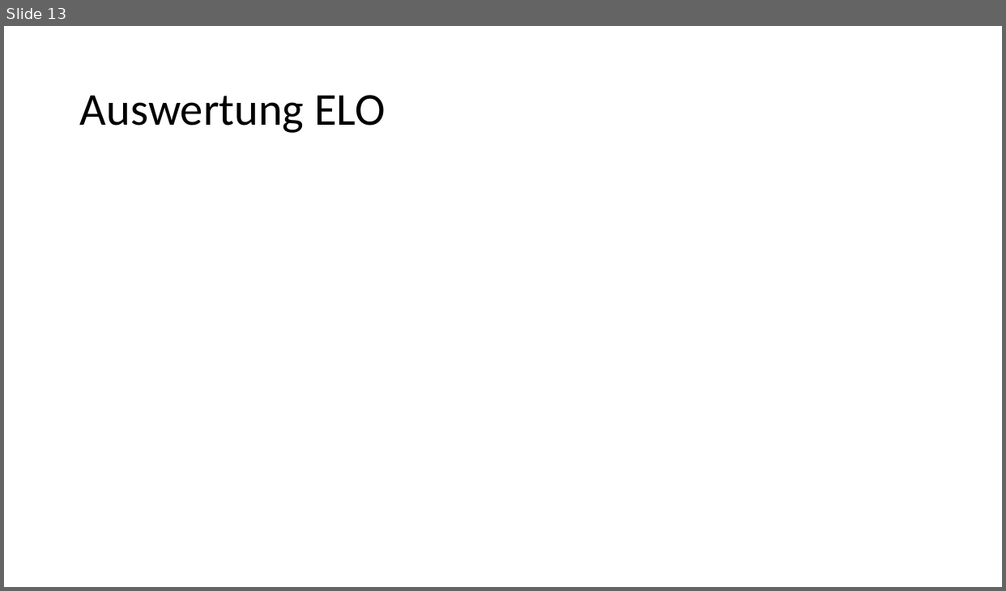
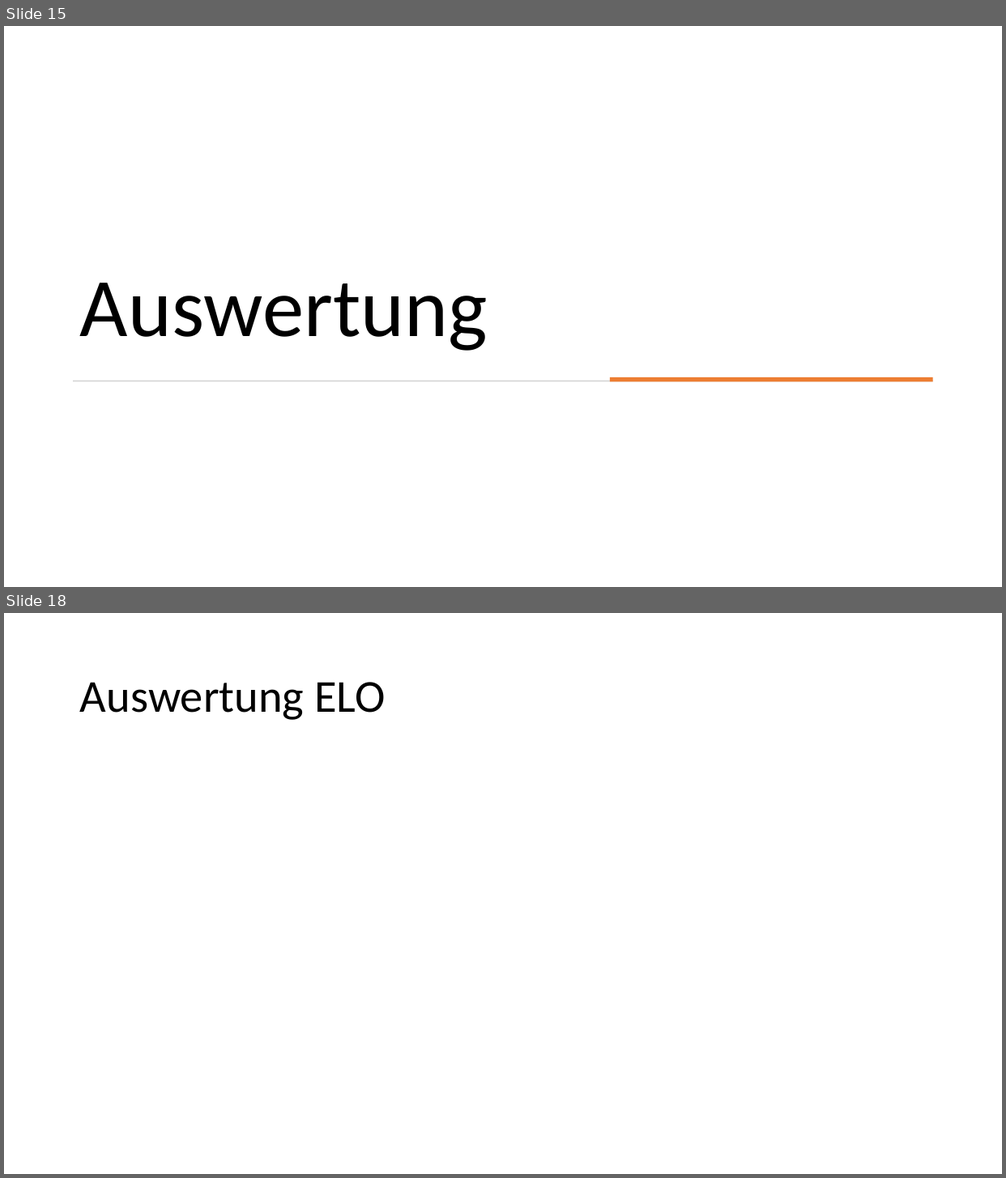
Before and after one commit to Brebeck-Jan/chessmaster, a slide deck: Präsentationen/Abschlusspräsentation/Chessmaster_Abschluss.pptx. Shown one above the other, each under a label of ours: slide 13 before the commit, slides 15 and 18 after it; the slides between them are not shown. The pictures are 1006x591 and 1006x1178 pixels, drawn with LibreOffice and Linux fonts; fonts in the diff are those of the drawing. Boxes give left, top, right and bottom in pixels: in the first picture for what was removed or moved away, otherwise in the second. Text is boxed around its words. In the diff, an @@ line names an element or a change of style, - is before the commit and + after.

```diff
--- a/Präsentationen/Abschlusspräsentation/Chessmaster_Abschluss.pptx
+++ b/Präsentationen/Abschlusspräsentation/Chessmaster_Abschluss.pptx
@@ slide 15 added at bbox=[4, 26, 1002, 587], background #FFFFFF @@
@@ title added at bbox=[80, 283, 488, 351], 80 pt, text #000000 @@
+Auswertung
@@ rectangle added at bbox=[73, 381, 933, 382], fill #D5D5D5 @@
@@ rectangle added at bbox=[610, 378, 933, 382], fill #ED7D31 @@
@@ what was slide 13 is now slide 18 @@
```
Also in this commit, not shown: 11 slides changed, 11 other slides added, 5 slides removed.
